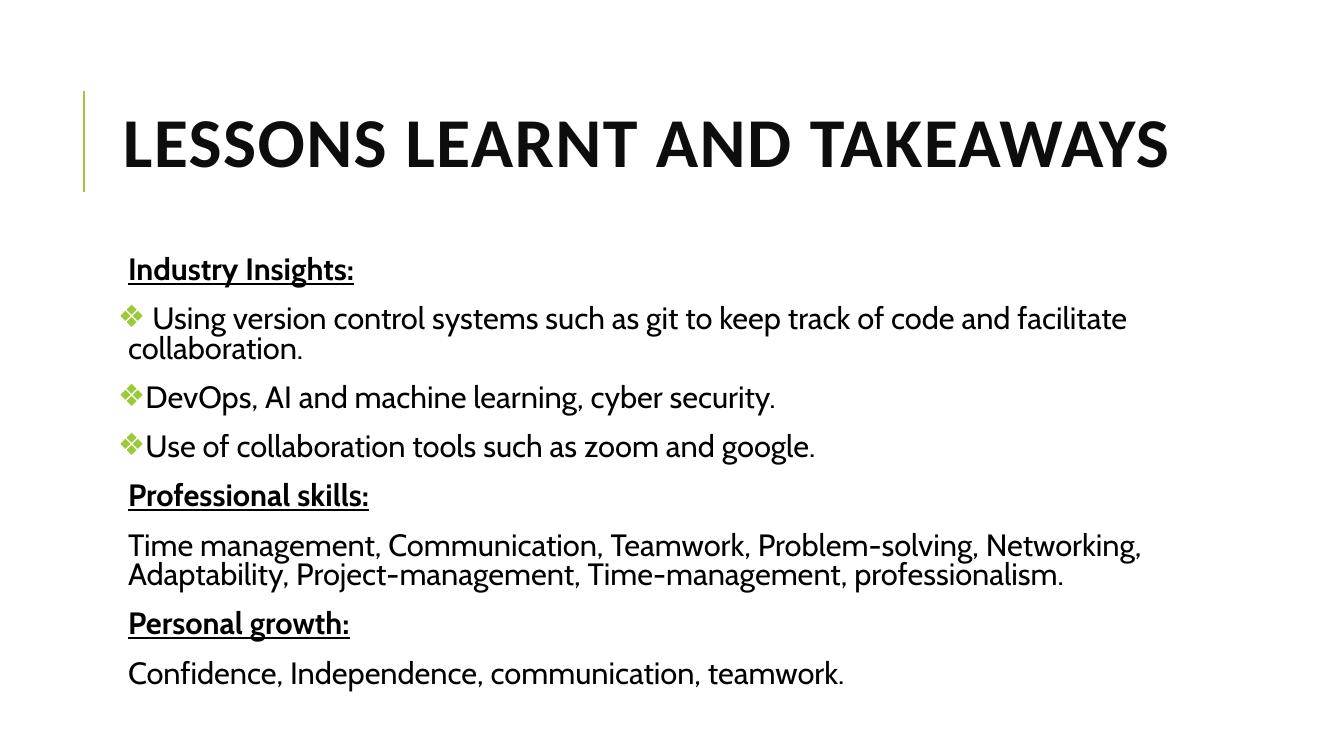
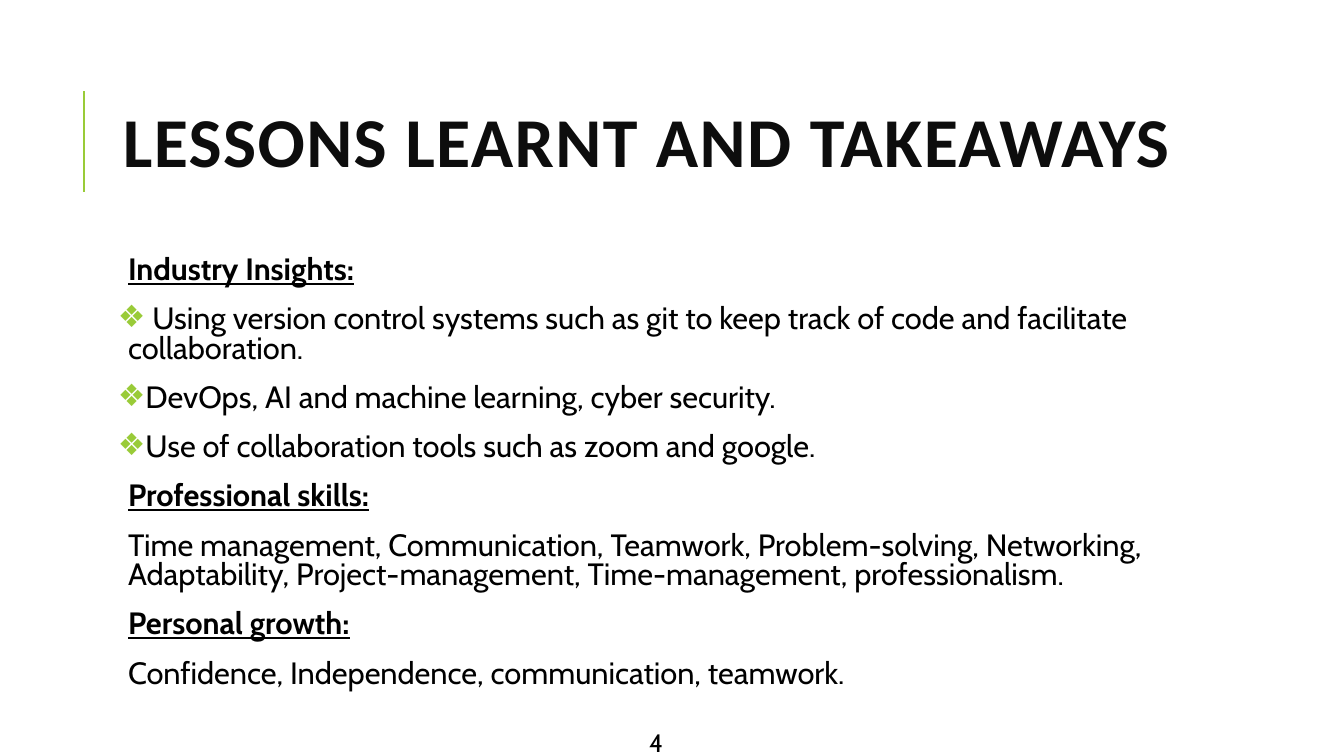
Before and after one commit to lome-ezehi/foodys, a slide deck: slide 4 of Danisoft Internship Experience Report.pptx. Drawn at 1344x756 pixels with LibreOffice and Linux fonts; fonts in the diff are those of the drawing. Boxes give left, top, right and bottom in pixels: in the first picture for what was removed or moved away, otherwise in the second. Text is boxed around its words. In the diff, an @@ line names an element or a change of style, - is before the commit and + after.

```diff
--- a/Danisoft Internship Experience Report.pptx
+++ b/Danisoft Internship Experience Report.pptx
@@ text added at bbox=[649, 734, 663, 752], 18 pt, text #000000 @@
+4
```
Also in this commit, not shown: 5 other slides changed, 5 other files.
